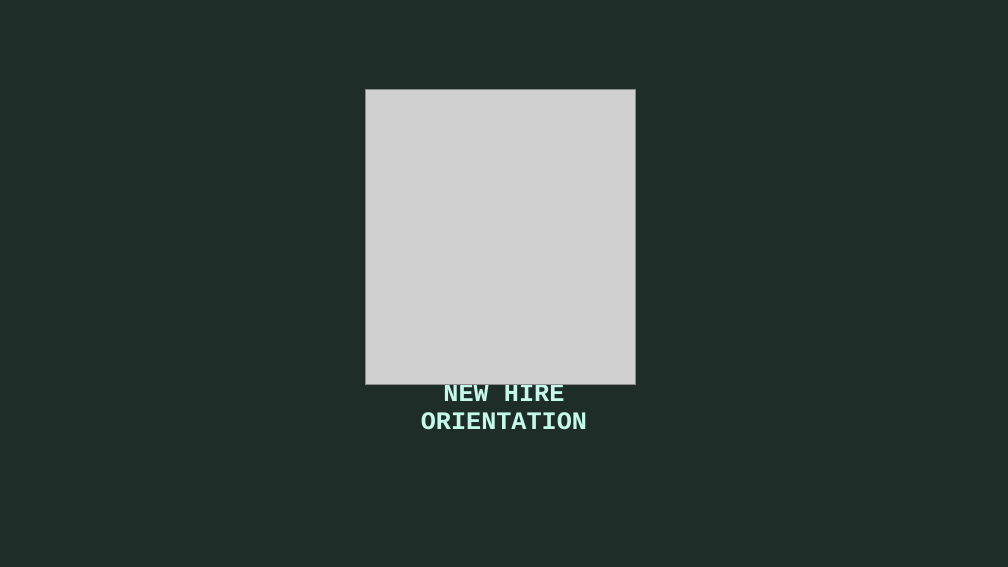
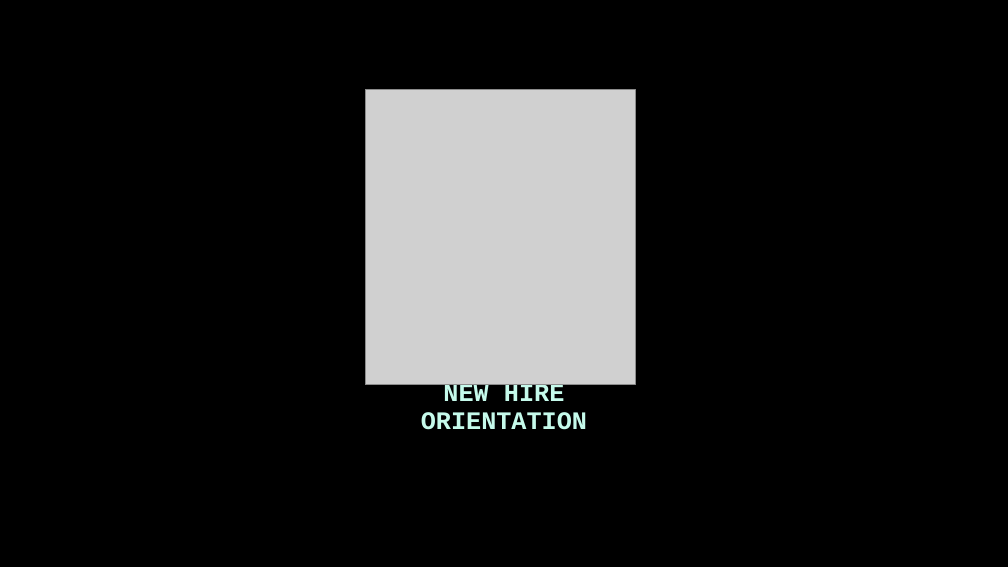
Before and after one commit to opensourcecorp/workshops, a slide deck: slide 4 of linux/docs/Linux-Workshop.odp. Drawn at 1008x567 pixels with LibreOffice and Linux fonts; fonts in the diff are those of the drawing; grey boxes stand for pictures. Boxes give left, top, right and bottom in pixels: in the first picture for what was removed or moved away, otherwise in the second. Text is boxed around its words. In the diff, an @@ line names an element or a change of style, - is before the commit and + after.

```diff
--- a/linux/docs/Linux-Workshop.odp
+++ b/linux/docs/Linux-Workshop.odp
@@ background #1F2D29 to #000000 @@
```
Also in this commit, not shown: 16 other slides changed, 1 slide removed.
